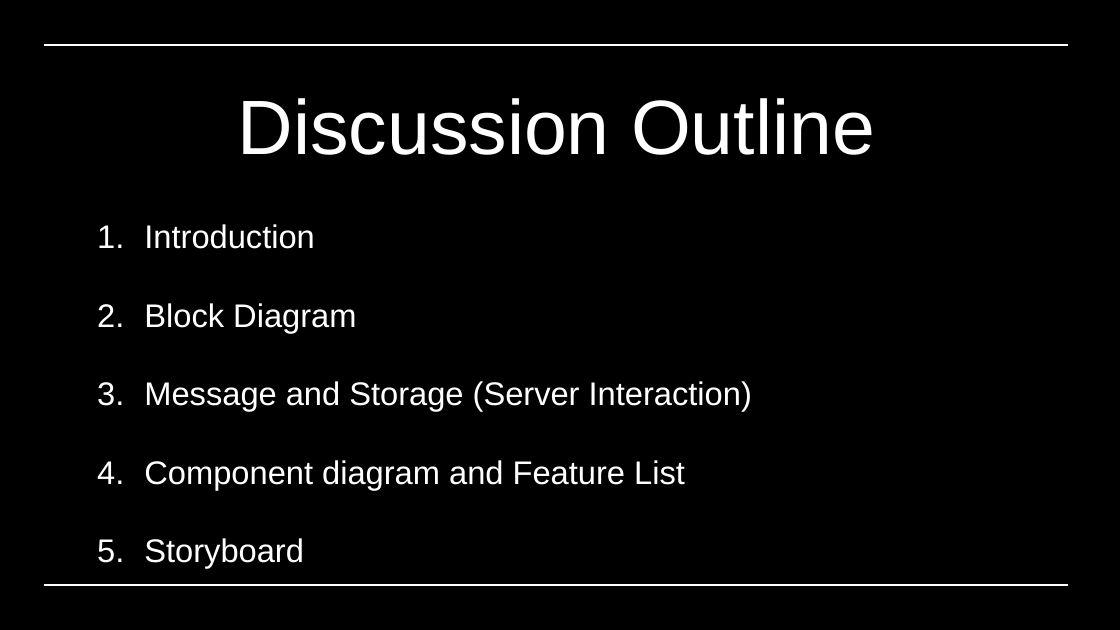
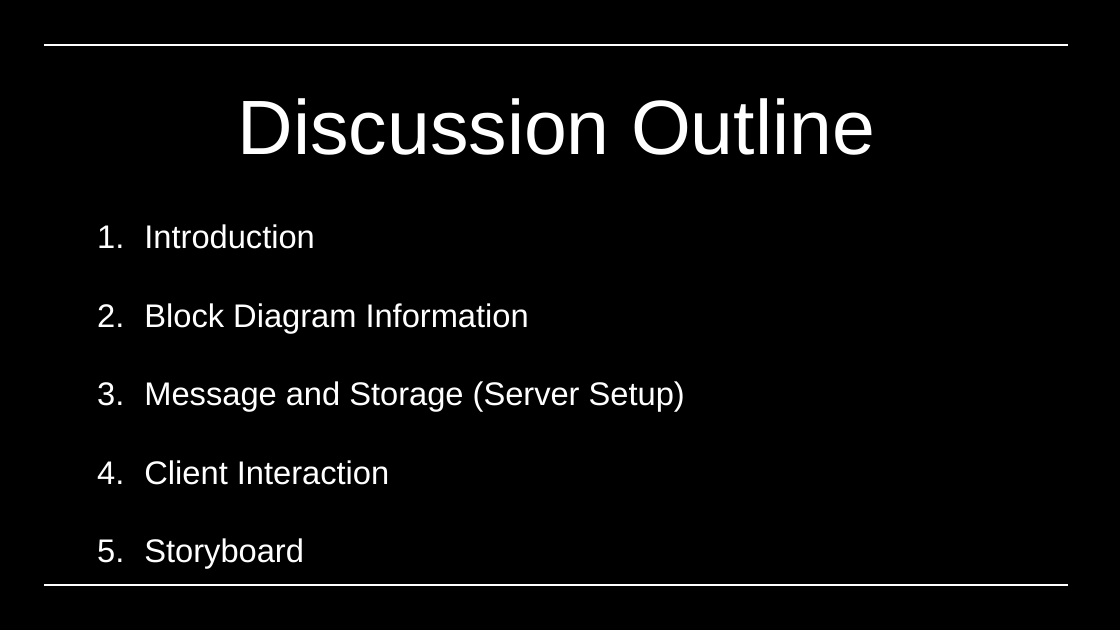
Before and after one commit to lwright249/ThinkItThru, a slide deck: slide 2 of Documentation/DiagramPresentation.pptx. Drawn at 1120x630 pixels with LibreOffice and Linux fonts; fonts in the diff are those of the drawing; background and template pictures are left out; a plain dark background stands for a picture behind light text. Boxes give left, top, right and bottom in pixels: in the first picture for what was removed or moved away, otherwise in the second. Text is boxed around its words. In the diff, an @@ line names an element or a change of style, - is before the commit and + after.

Commit message:
Final Draft

```diff
--- a/Documentation/DiagramPresentation.pptx
+++ b/Documentation/DiagramPresentation.pptx
@@ text at (144,303,685,485): text changed @@
-2. Block Diagram
-3. Message and Storage (Server Interaction)
-4. Component diagram and Feature List
+2. Block Diagram Information
+3. Message and Storage (Server Setup)
+4. Client Interaction
```
Also in this commit, not shown: 5 slides added, 7 slides removed.
